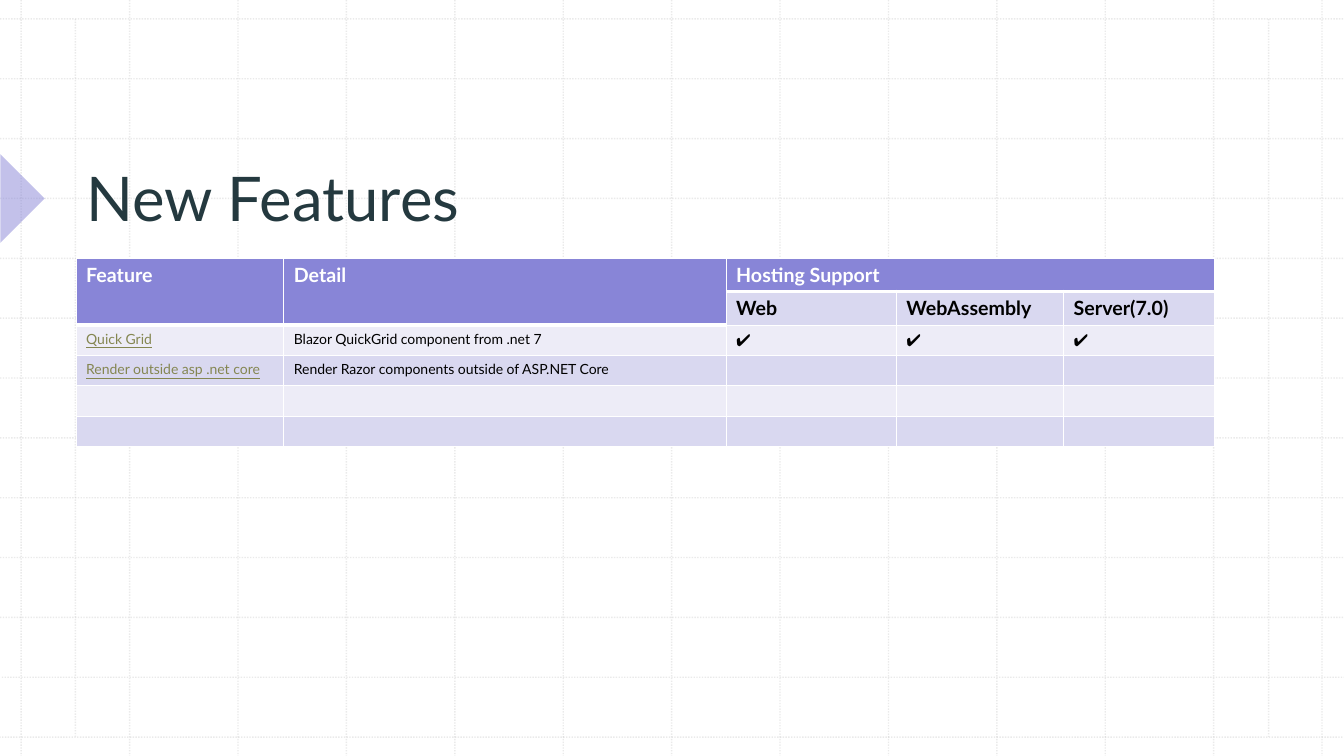
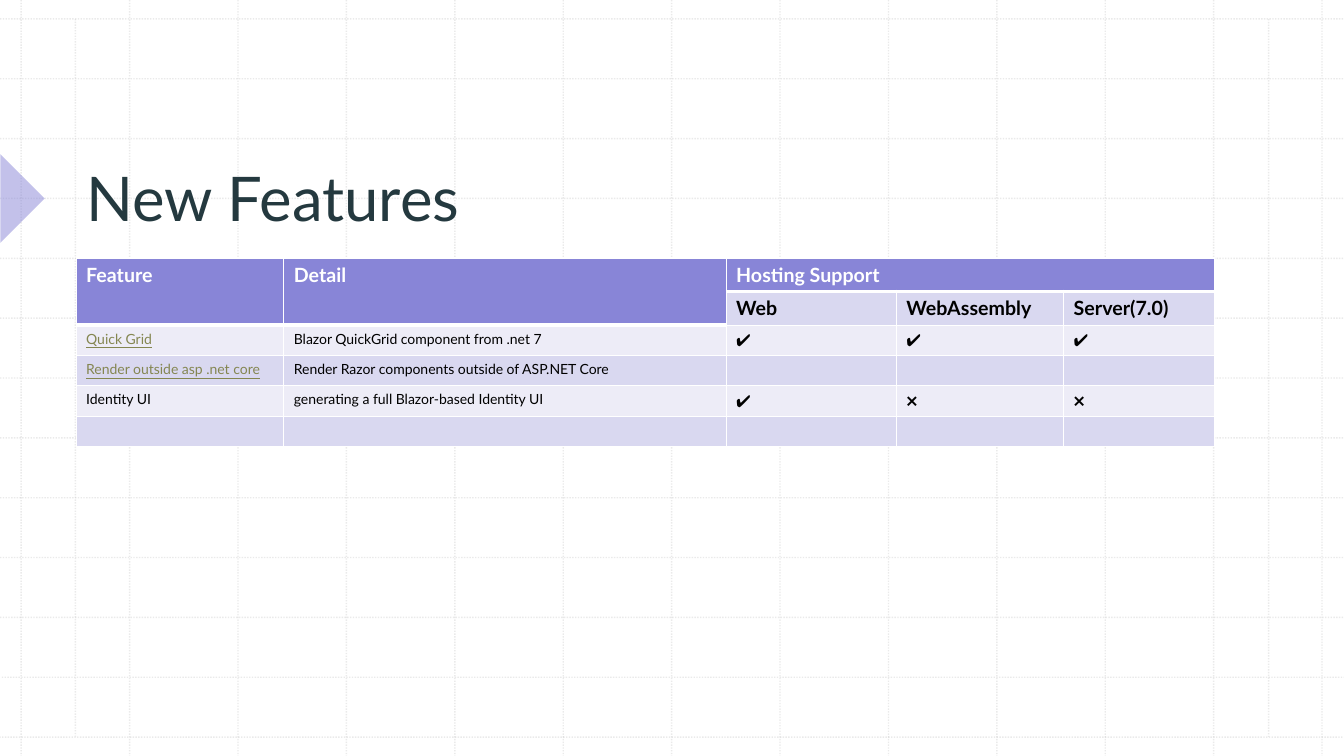
Before and after one commit to xccu/NetCore-Demo, a slide deck: slide 4 of Blazor in .net 8.pptx. Drawn at 1344x756 pixels with LibreOffice and Linux fonts; fonts in the diff are those of the drawing. Boxes give left, top, right and bottom in pixels: in the first picture for what was removed or moved away, otherwise in the second. Text is boxed around its words. In the diff, an @@ line names an element or a change of style, - is before the commit and + after.

```diff
--- a/Blazor in .net 8.pptx
+++ b/Blazor in .net 8.pptx
@@ table at <box>77,258,1215,447</box> @@
+row 5: Identity UI | generating a full Blazor-based Identity UI | ✔️ | ❌ | ❌
-row 6:  |  |  |  | 
```
Also in this commit, not shown: 2 other slides changed, 4 slides added, 3 other files.
